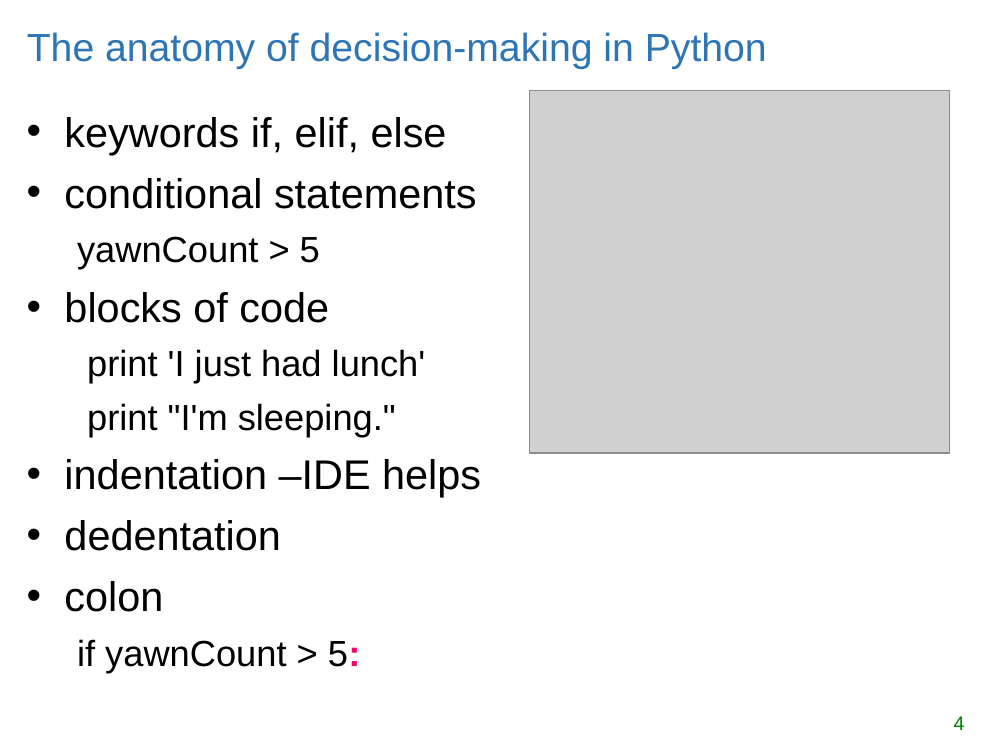
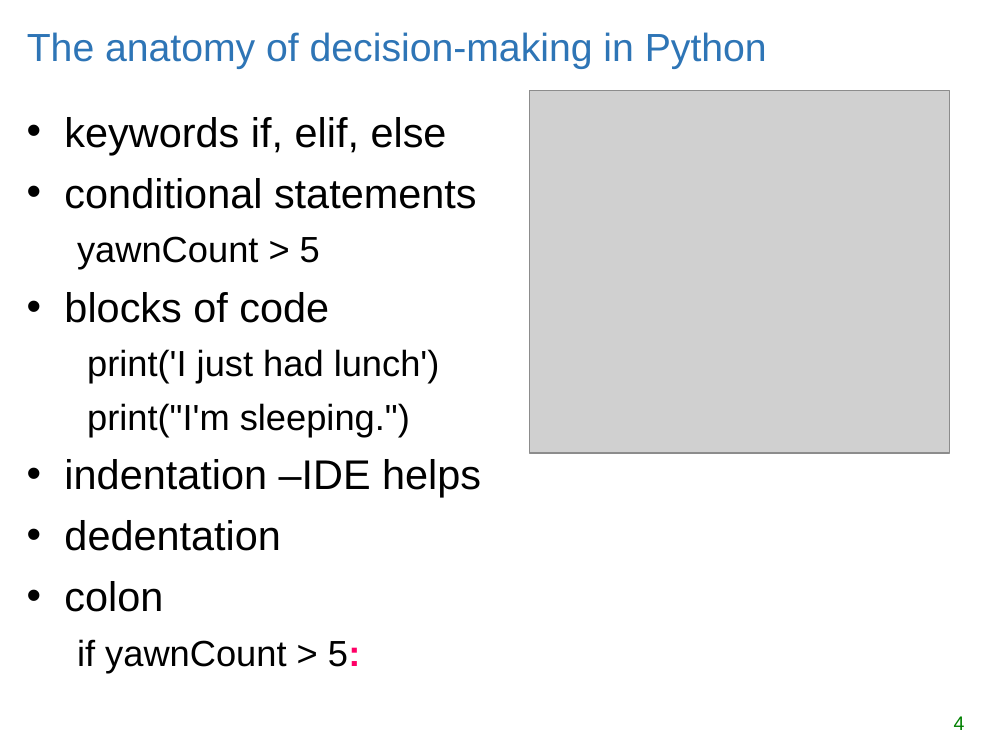
Before and after one commit to lgtateos/gis540, a slide deck: slide 4 of slides/decisionMaking.ppt. Drawn at 1008x756 pixels with LibreOffice and Linux fonts; fonts in the diff are those of the drawing; grey boxes stand for pictures. Boxes give left, top, right and bottom in pixels: in the first picture for what was removed or moved away, otherwise in the second. Text is boxed around its words. In the diff, an @@ line names an element or a change of style, - is before the commit and + after.

Commit message:
Update slides
Python 3 print statements, consistent quotation marks, newer conditionalSound.py, sort appendix

```diff
--- a/slides/decisionMaking.ppt
+++ b/slides/decisionMaking.ppt
@@ text at [87,349,440,436]: text changed @@
-  print 'I just had lunch'
-  print "I'm sleeping."
+  print('I just had lunch')
+  print("I'm sleeping.")
```
Also in this commit, not shown: 10 other slides changed, 2 slides added.
